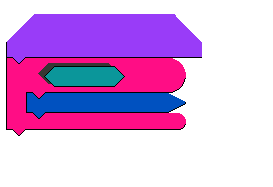
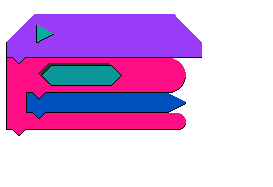
Two versions of the same layered image (273px x 187px). Layer-by-layer changes:
added layer "-e-start_button" in group "Start" over bbox(36, 25, 54, 43)
added group "Sensor" with 3 layers above "Loops" over bbox(41, 65, 122, 86)
added layer "-e-sensor_left" in group "Sensor" over bbox(41, 65, 53, 86)
renamed "-e-sensor" to "-e-sensor_center", moved it into group "Sensor", painted on it over bbox(44, 65, 125, 87)
added layer "-e-sensor_right" in group "Sensor" over bbox(110, 65, 122, 86)
